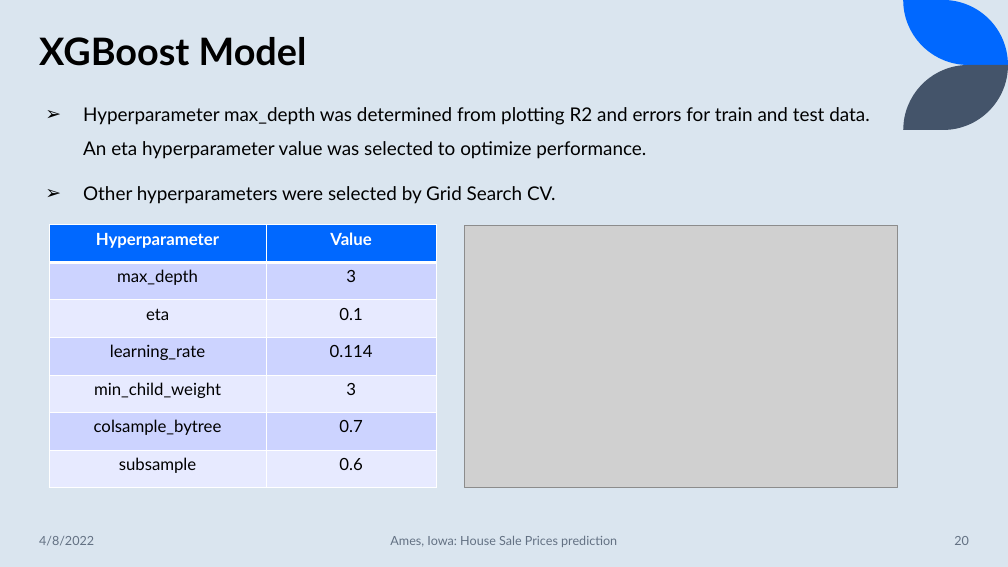
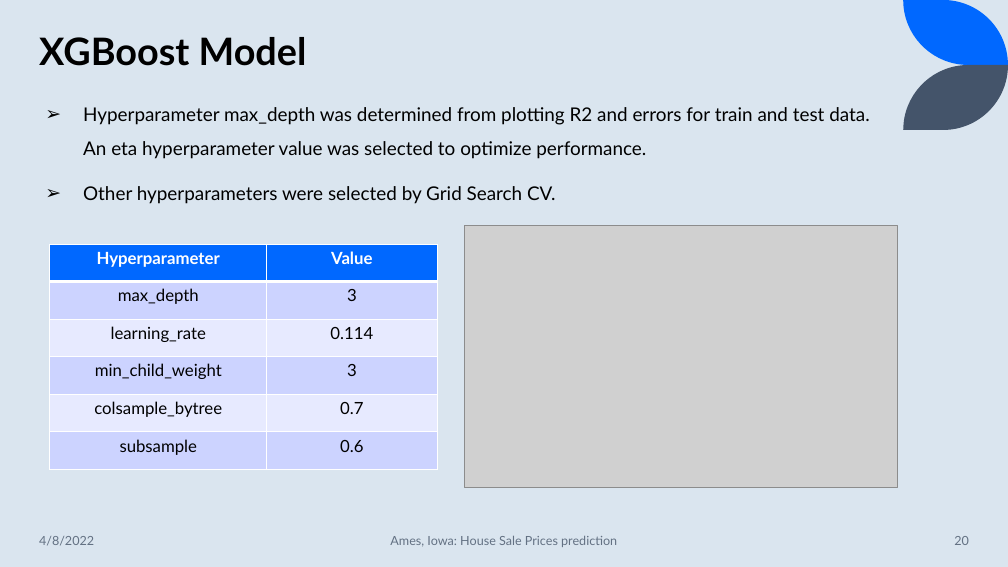
Before and after one commit to suhitasva/ML_Project, a slide deck: slide 20 of ML_Project.pptx. Drawn at 1008x567 pixels with LibreOffice and Linux fonts; fonts in the diff are those of the drawing; grey boxes stand for pictures. Boxes give left, top, right and bottom in pixels: in the first picture for what was removed or moved away, otherwise in the second. Text is boxed around its words. In the diff, an @@ line names an element or a change of style, - is before the commit and + after.

```diff
--- a/ML_Project.pptx
+++ b/ML_Project.pptx
@@ table at [50,244,437,470] @@
-row 3: eta | 0.1
@@ table: place and size @@
-table at [49,225,436,488]
+table at [50,244,437,470]
```
Also in this commit, not shown: 4 other slides changed.
